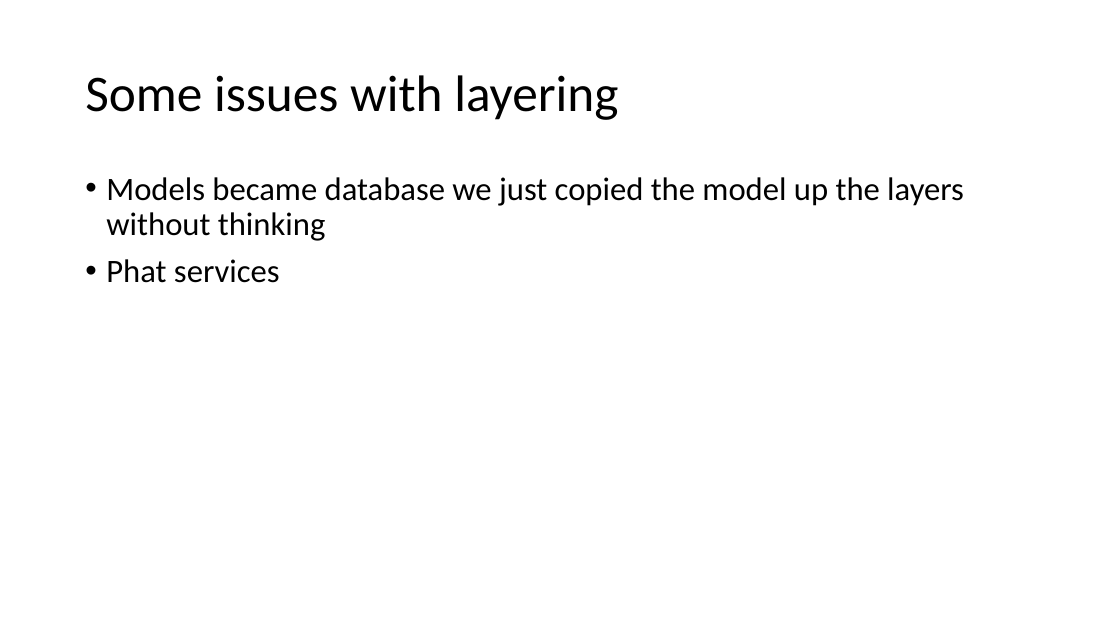
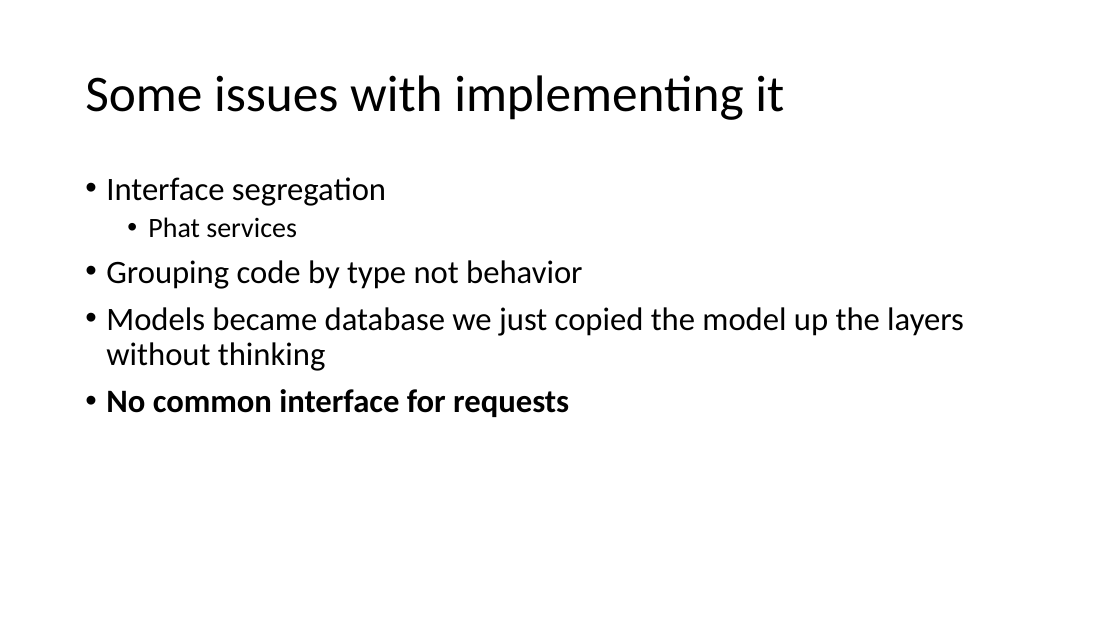
Before and after one commit to feanz/Presentations, a slide deck: slide 31 of Clean Architecture/Clean Architecture.pptx (slide 10 before the commit). Drawn at 1120x630 pixels with LibreOffice and Linux fonts; fonts in the diff are those of the drawing. Boxes give left, top, right and bottom in pixels: in the first picture for what was removed or moved away, otherwise in the second. Text is boxed around its words. In the diff, an @@ line names an element or a change of style, - is before the commit and + after.

```diff
--- a/Clean Architecture/Clean Architecture.pptx
+++ b/Clean Architecture/Clean Architecture.pptx
@@ title at box(85, 75, 784, 120): text changed @@
-Some issues with layering
+Some issues with implementing it
@@ text at box(106, 177, 582, 289): paragraphs added @@
+• Interface segregation
+  • Phat services
+• Grouping code by type not behavior
@@ text at box(106, 389, 569, 417): text changed; bold on @@
-• Phat services
+• No common interface for requests
```
Also in this commit, not shown: 4 other slides changed, 30 slides added, 4 slides removed.
